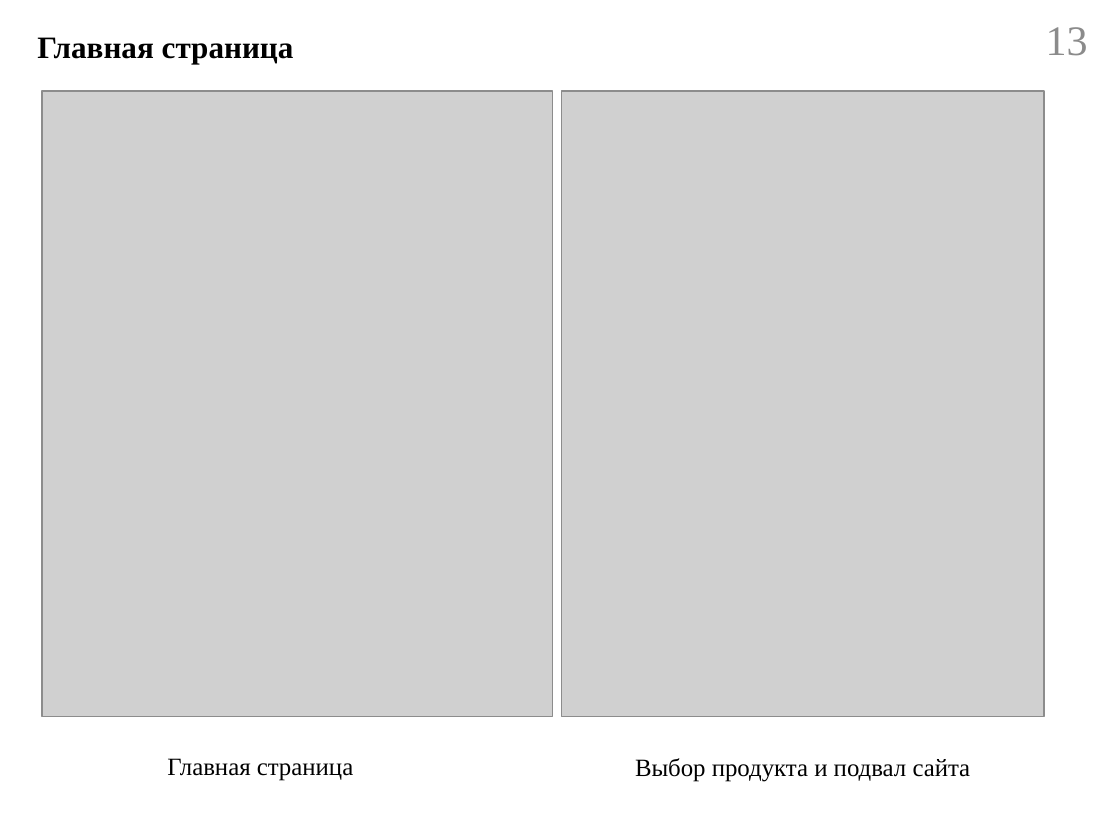
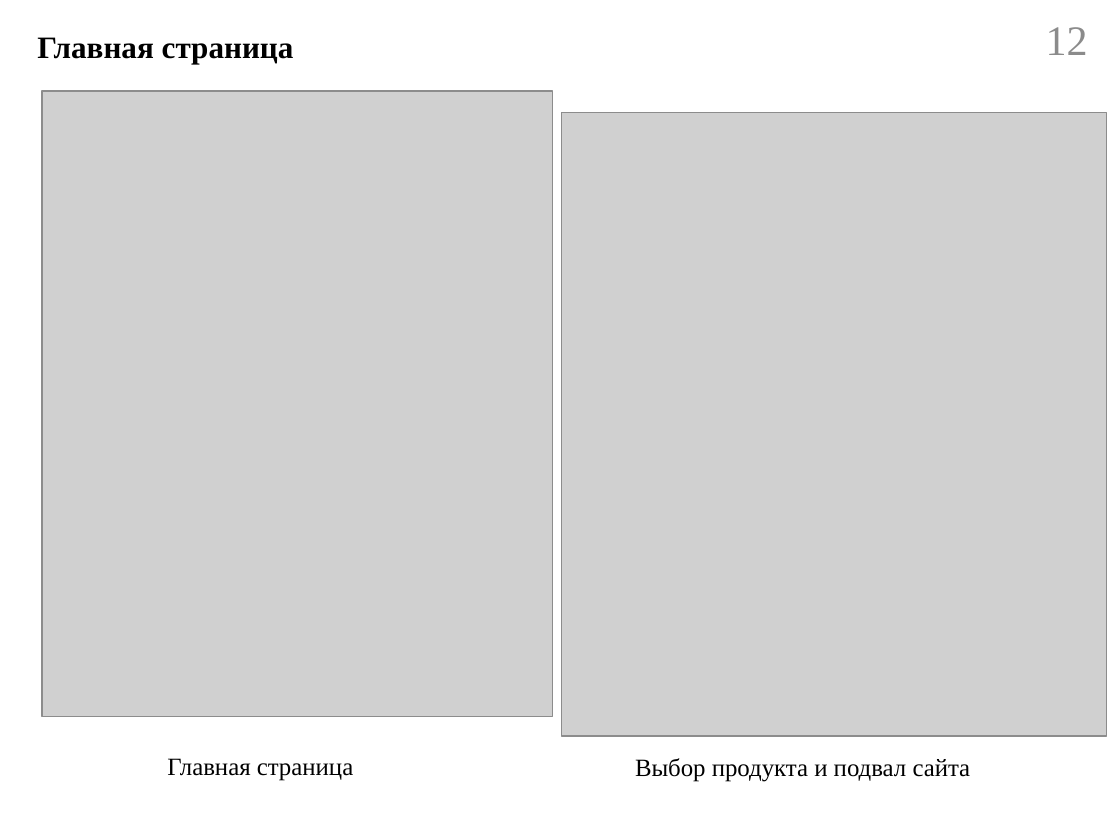
Before and after one commit to Belousov-Kirill-1ISP21/diplom, a slide deck: slide 12 of docs/Презентация.pptx (slide 13 before the commit). Drawn at 1120x840 pixels with LibreOffice and Linux fonts; fonts in the diff are those of the drawing; grey boxes stand for pictures. Boxes give left, top, right and bottom in pixels: in the first picture for what was removed or moved away, otherwise in the second. Text is boxed around its words. In the diff, an @@ line names an element or a change of style, - is before the commit and + after.

```diff
--- a/docs/Презентация.pptx
+++ b/docs/Презентация.pptx
@@ page number at box(1046, 27, 1088, 55): text changed @@
-13
+12
@@ picture: place and size @@
-picture at box(561, 91, 1044, 716)
+picture at box(561, 113, 1107, 737)
```
Also in this commit, not shown: 11 other slides changed, 2 slides added, 1 slide removed, 14 other files.
